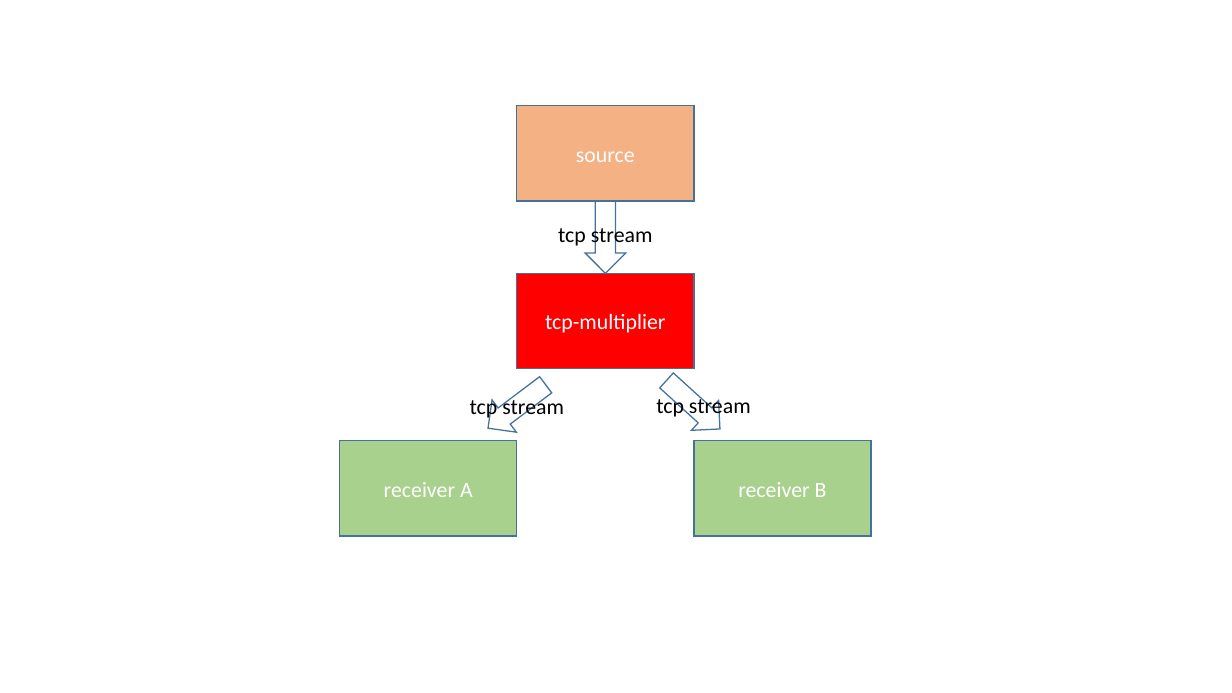
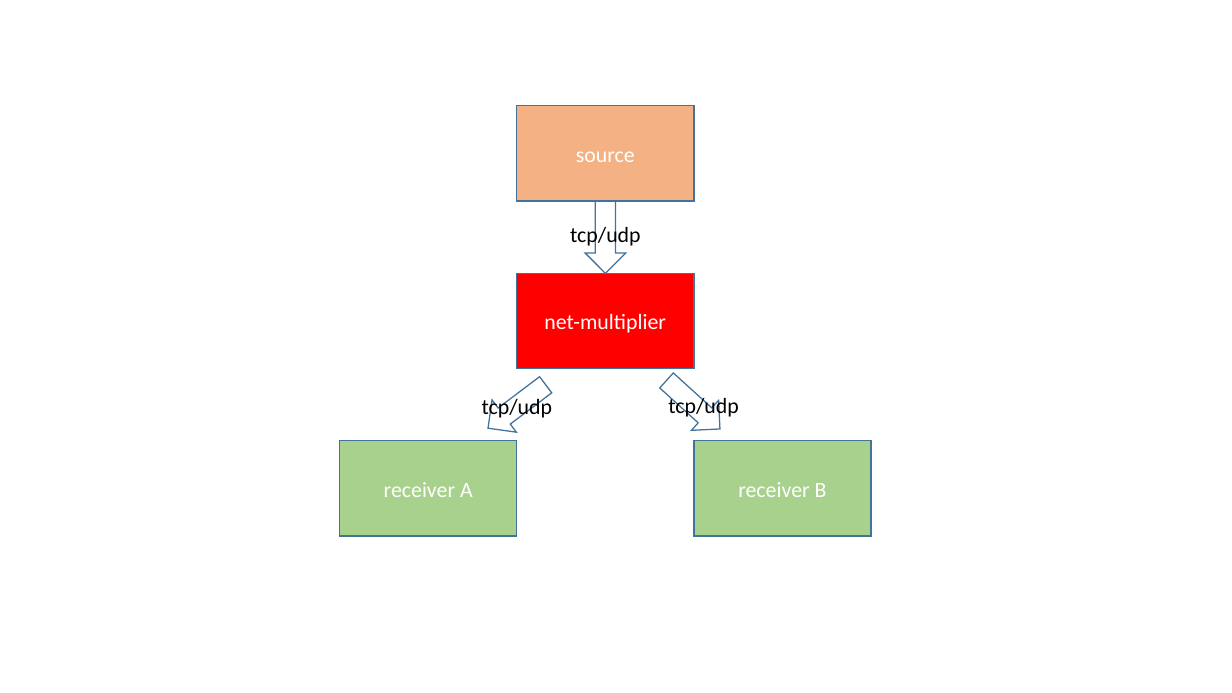
Before and after one commit to fenquen/net-multiplier, a slide deck: slide 1 of tcp-multiplier.pptx. Drawn at 1232x693 pixels with LibreOffice and Linux fonts; fonts in the diff are those of the drawing. Boxes give left, top, right and bottom in pixels: in the first picture for what was removed or moved away, otherwise in the second. Text is boxed around its words. In the diff, an @@ line names an element or a change of style, - is before the commit and + after.

```diff
--- a/tcp-multiplier.pptx
+++ b/tcp-multiplier.pptx
@@ text at (x1=570, y1=224, x2=641, y2=249): text changed @@
-tcp stream
+tcp/udp
@@ text in rectangle at (x1=544, y1=314, x2=666, y2=333): text changed @@
-tcp-multiplier
+net-multiplier
@@ text at (x1=482, y1=396, x2=553, y2=421): text changed @@
-tcp stream
+tcp/udp
@@ text at (x1=668, y1=394, x2=739, y2=419): text changed @@
-tcp stream
+tcp/udp
```
Also in this commit, not shown: 3 other files.
